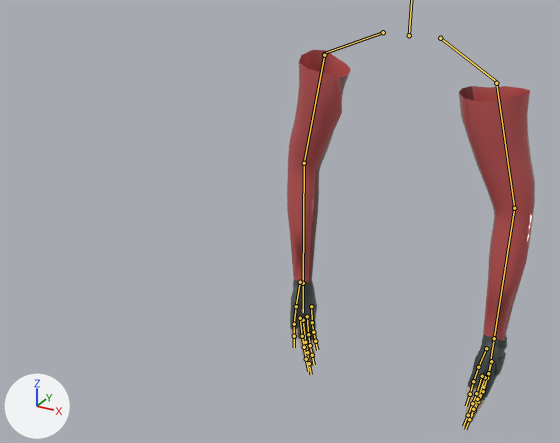
An edit to the FBX model Assets/Characters/Tactical Guy/anim/Base/Base Jump.fbx, drawn before and after from the same camera.
The view is the same before and after, from a camera (50 mm lens) standing at (2.66, -7.63, 7.94) and looking at (-0.47, -1.93, 5.09). Lighting does not change. The marker at lower left points along +X, +Y and +Z. Both versions are drawn at frame 31 of the action 'metarig|Body_Jump'; the numbers are the values there. The bones that bend it are drawn over the model as lines.

Names of what the first picture shows: 'Character Mesh'.
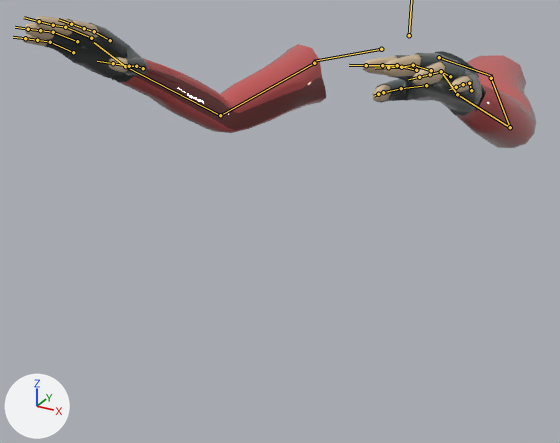
Pixel boxes [x1, y1, x2, y2] of what changed, in the pictures (560 x 443 px):
'Character Mesh', posed (107% wider, 64% shorter): before [287, 50, 535, 423]; after [22, 16, 536, 148]
bone 'shoulder.L', root to tip: before (440, 38) to (497, 82); after (439, 57) to (492, 76)
bone 'upper_arm.L', root to tip: before (496, 83) to (514, 208); after (491, 78) to (510, 127)
bone 'forearm.L', root to tip: before (514, 208) to (494, 338); after (510, 127) to (457, 94)
bone 'hand.L', root to tip: before (494, 338) to (489, 371); after (457, 94) to (442, 73)
bone 'Pinkie1.L', root to tip: before (491, 361) to (487, 378); after (471, 90) to (469, 83)
bone 'Pinkie2.L', root to tip: before (487, 378) to (483, 387); after (469, 83) to (463, 84)
bone 'Ring1.L', root to tip: before (488, 373) to (483, 391); after (450, 76) to (441, 71)
bone 'Ring2.L', root to tip: before (483, 391) to (478, 401); after (441, 71) to (430, 74)
bone 'Middle1.L', root to tip: before (485, 377) to (477, 399); after (431, 70) to (413, 65)
bone 'Middle2.L', root to tip: before (477, 399) to (473, 409); after (413, 65) to (401, 67)
bone 'Index1.L', root to tip: before (482, 376) to (476, 393); after (416, 70) to (397, 65)
bone 'Index2.L', root to tip: before (476, 393) to (472, 403); after (397, 65) to (382, 65)
bone 'Thumb1.L', root to tip: before (486, 348) to (478, 367); after (426, 85) to (401, 88)
bone 'Thumb3.L', root to tip: before (473, 381) to (470, 394); after (383, 92) to (378, 94)
bone 'shoulder.R', root to tip: before (383, 32) to (323, 53); after (381, 49) to (314, 61)
bone 'upper_arm.R', root to tip: before (324, 55) to (304, 163); after (314, 63) to (220, 115)
bone 'forearm.R', root to tip: before (304, 163) to (303, 283); after (220, 115) to (125, 66)
bone 'hand.R', root to tip: before (303, 283) to (303, 312); after (125, 66) to (94, 42)
bone 'Pinkie1.R', root to tip: before (311, 306) to (312, 322); after (73, 52) to (50, 42)
bone 'Pinkie2.R', root to tip: before (312, 322) to (313, 332); after (50, 42) to (37, 40)
bone 'Ring1.R', root to tip: before (307, 316) to (308, 334); after (77, 41) to (53, 32)
bone 'Ring2.R', root to tip: before (308, 334) to (310, 345); after (53, 32) to (40, 30)
bone 'Middle1.R', root to tip: before (303, 320) to (305, 342); after (91, 38) to (65, 27)
bone 'Middle2.R', root to tip: before (305, 342) to (307, 352); after (65, 27) to (53, 25)
bone 'Index1.R', root to tip: before (300, 318) to (302, 336); after (110, 40) to (94, 31)
bone 'Index2.R', root to tip: before (302, 336) to (304, 347); after (94, 31) to (84, 28)
bone 'Thumb1.R', root to tip: before (300, 282) to (296, 306); after (143, 68) to (136, 66)
bone 'Thumb3.R', root to tip: before (294, 324) to (294, 336); after (129, 66) to (113, 63)

What the commit changed:
Bone 'shoulder.L' (bone_shoulder_l) moves from (0.0, 0.0, 0.0) to (-0.004, 0.022, -0.043).
Bone 'shoulder.L' (bone_shoulder_l) turns from (-4, 0, 0) to (36, -60, -61) degrees about its own x, y and z.
Bone 'upper_arm.L' (bone_upper_arm_l) turns from (8, 20, -69) to (21, 16, -60) degrees about its own x, y and z.
Bone 'forearm.L' (bone_forearm_l) turns from (7, -4, -13) to (29, 7, -12) degrees about its own x, y and z.
Bone 'hand.L' (bone_hand_l) turns from (0, 0, 0) to (12, 60, 17) degrees about its own x, y and z.
Bone 'Pinkie1.L' (bone_pinkie1_l) turns from (0, 0, 0) to (-12, 5, -3) degrees about its own x, y and z.
Bone 'Pinkie2.L' (bone_pinkie2_l) turns from (0, 0, 0) to (5, -1, -9) degrees about its own x, y and z.
Bone 'Ring1.L' (bone_ring1_l) turns from (0, 0, 0) to (-6, 2, -6) degrees about its own x, y and z.
Bone 'Ring2.L' (bone_ring2_l) turns from (0, 0, 0) to (4, -2, -9) degrees about its own x, y and z.
Bone 'Middle1.L' (bone_middle1_l) turns from (0, 0, 0) to (0, 0, -6) degrees about its own x, y and z.
Bone 'Middle2.L' (bone_middle2_l) turns from (0, 0, 0) to (1, -2, -8) degrees about its own x, y and z.
Bone 'Index1.L' (bone_index1_l) turns from (0, 0, 0) to (8, -2, -7) degrees about its own x, y and z.
Bone 'Index2.L' (bone_index2_l) turns from (0, 0, 0) to (0, -2, -4) degrees about its own x, y and z.
Bone 'Thumb1.L' (bone_thumb1_l) turns from (0, 0, 0) to (-4, -4, -23) degrees about its own x, y and z.
Bone 'Thumb3.L' (bone_thumb3_l) turns from (0, 0, 0) to (-14, 1, 5) degrees about its own x, y and z.
Bone 'shoulder.R' (bone_shoulder_r) moves from (0.0, 0.0, 0.0) to (0.001, 0.019, -0.037).
Bone 'shoulder.R' (bone_shoulder_r) turns from (4, 0, 0) to (20, 56, 42) degrees about its own x, y and z.
Bone 'upper_arm.R' (bone_upper_arm_r) turns from (8, -22, 79) to (22, -18, 64) degrees about its own x, y and z.
Bone 'forearm.R' (bone_forearm_r) turns from (7, 4, 13) to (43, 8, 10) degrees about its own x, y and z.
Bone 'hand.R' (bone_hand_r) turns from (0, 0, 0) to (20, -66, -22) degrees about its own x, y and z.
Bone 'Pinkie1.R' (bone_pinkie1_r) turns from (0, 0, 0) to (-11, -5, 3) degrees about its own x, y and z.
Bone 'Pinkie2.R' (bone_pinkie2_r) turns from (0, 0, 0) to (5, 0, 9) degrees about its own x, y and z.
Bone 'Ring1.R' (bone_ring1_r) turns from (0, 0, 0) to (-5, -2, 6) degrees about its own x, y and z.
Bone 'Ring2.R' (bone_ring2_r) turns from (0, 0, 0) to (4, 2, 9) degrees about its own x, y and z.
Bone 'Middle1.R' (bone_middle1_r) turns from (0, 0, 0) to (0, 0, 6) degrees about its own x, y and z.
Bone 'Middle2.R' (bone_middle2_r) turns from (0, 0, 0) to (1, 2, 8) degrees about its own x, y and z.
Bone 'Index1.R' (bone_index1_r) turns from (0, 0, 0) to (9, 2, 7) degrees about its own x, y and z.
Bone 'Index2.R' (bone_index2_r) turns from (0, 0, 0) to (0, 2, 4) degrees about its own x, y and z.
Bone 'Thumb1.R' (bone_thumb1_r) turns from (0, 0, 0) to (-4, 4, 22) degrees about its own x, y and z.
Bone 'Thumb3.R' (bone_thumb3_r) turns from (0, 0, 0) to (-14, -1, -5) degrees about its own x, y and z.
